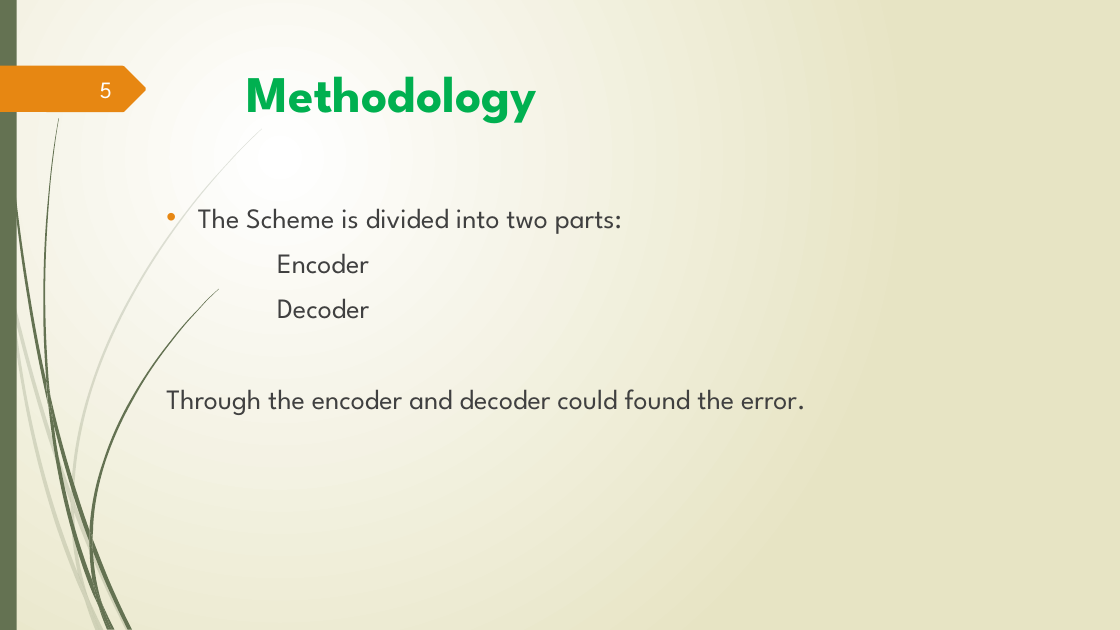
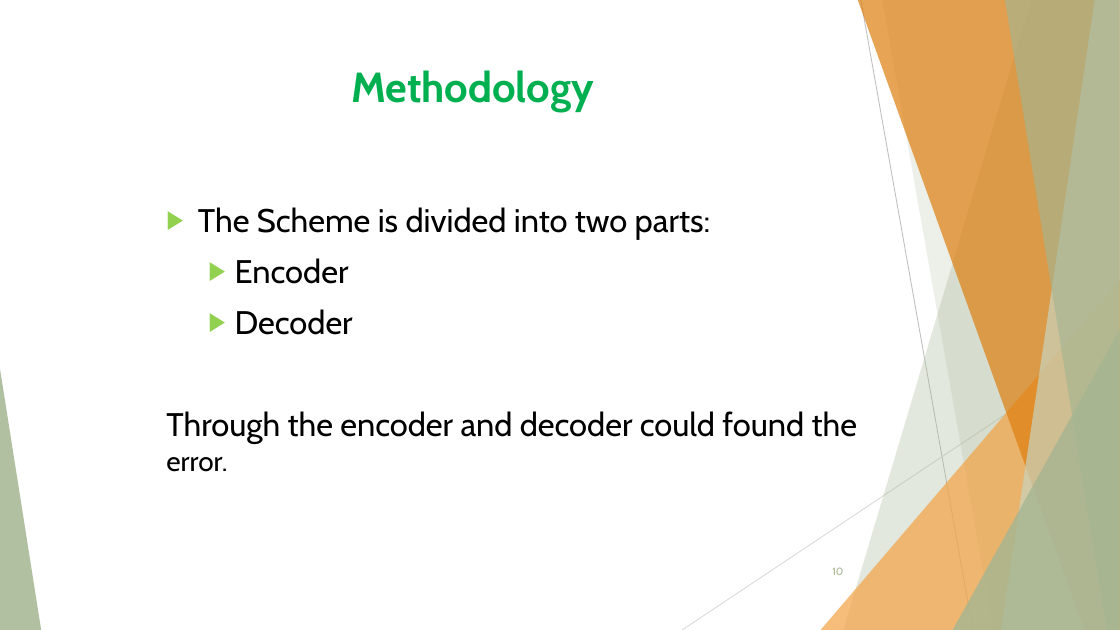
Before and after one commit to Limon49/Thesis, a slide deck: slide 10 of 1607049.pptx (slide 5 before the commit). Drawn at 1120x630 pixels with LibreOffice and Linux fonts; fonts in the diff are those of the drawing. Boxes give left, top, right and bottom in pixels: in the first picture for what was removed or moved away, otherwise in the second. Text is boxed around its words. In the diff, an @@ line names an element or a change of style, - is before the commit and + after.

```diff
--- a/1607049.pptx
+++ b/1607049.pptx
@@ background gradient #FFFFFF to #E8E6C4 to #FFFFFF @@
@@ rectangle removed at (0,0,17,630) @@
@@ title "Methodology": place and size @@
-title "Methodology" at (247,76,538,124)
+title "Methodology" at (351,70,594,112)
@@ title "Methodology" at (351,70,594,112): size 44 to 36 pt, font League Spartan to Cabin @@
@@ freeform shape removed at (0,66,146,112) @@
@@ page number removed at (100,82,112,99) @@
-5
@@ text "The Scheme is divided into ..." at (166,207,857,472): size 24 to 28 pt, font League Spartan to Cabin, text colour #404040 to #000000; bullet • to ▶; bullet colour #E78712 to #92D050; bullet none to ▶; list level 1 to 2 in "Encoder"; list level 1 to 2 in "Decoder" @@
@@ group added at (0,0,1120,630): 5 freeform shapes, 3 triangles, 2 lines @@
@@ page number added at (832,567,843,575), 9 pt, text #A5B592 @@
+10
@@ group removed at (0,129,262,630): 10 freeform shapes @@
@@ group removed at (3,0,218,630): 12 freeform shapes @@
```
Also in this commit, not shown: 13 other slides changed, 7 slides added, 1 slide removed, 4 other files.
